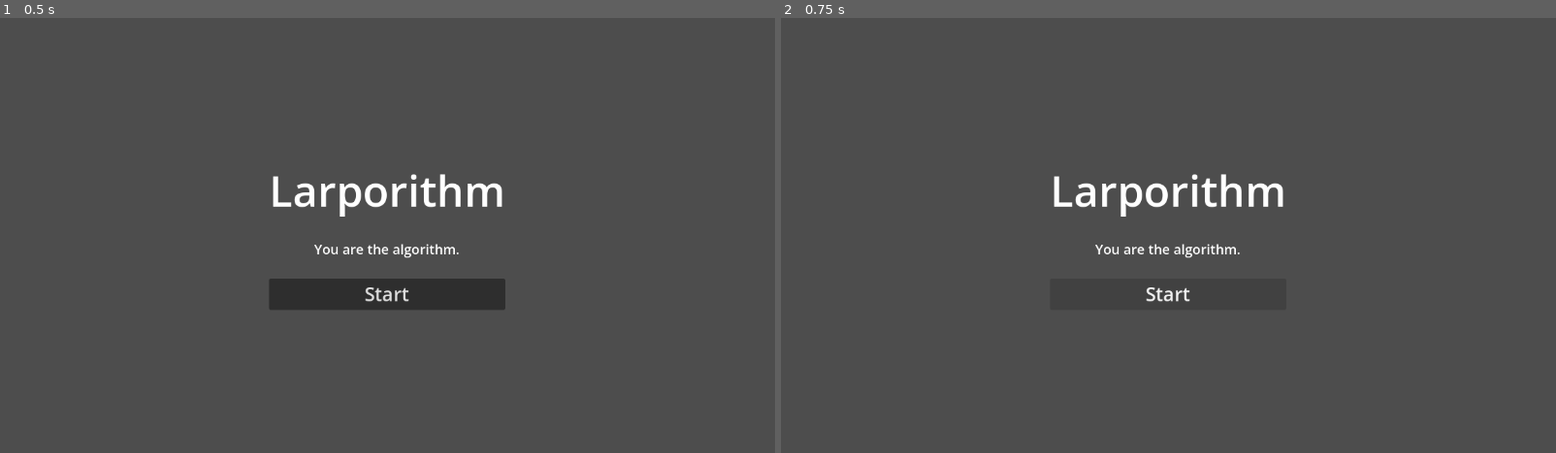
Above: before the commit, frames 1-2 (left to right).
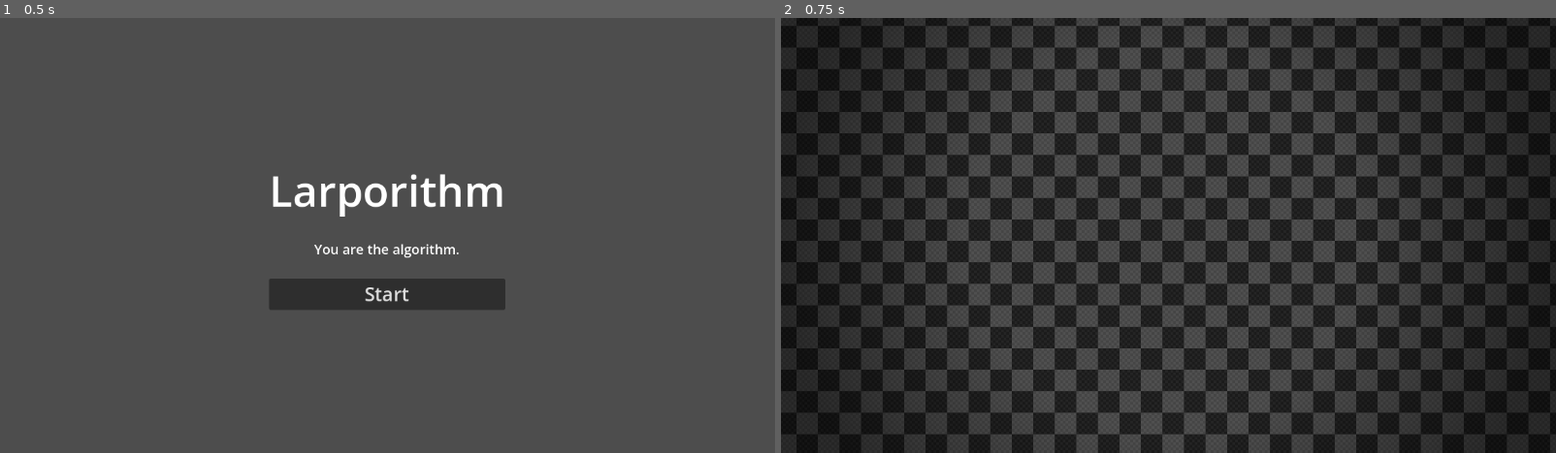
Above: after the commit, the same moments.

Repository: shalanfeh/Larporithm
Game: Godot game, scene res://Scenes/start_menu.tscn
Two runs of this game, one before a commit and one after it. Both use one fixed random seed, a clock stepped at 60 frames per second and the inputs below. This scene is started directly instead of the project's main scene.
Inputs:
- Up to frame 1 (0.5 s): no input
- Up to frame 2 (0.75 s): click "Start" at 0.5 s

Frame 1 is identical in both runs. In frame 2, 64% of the frame differs, in the area x 0-100%, y 0-100%.

Commit message:
Added Scrpit for start menu

Diff:
--- /dev/null
+++ b/Scenes/start_menu.gd
@@ -0,0 +1,10 @@
+extends Control
+
+
+func _ready() -> void:
+	$CenterContainer/VBoxContainer/StartButton.pressed.connect(_on_start_pressed)
+
+
+func _on_start_pressed() -> void:
+	# Switch to the main game scene
+	get_tree().change_scene_to_file("res://Scenes/Main.tscn")
--- a/Scenes/start_menu.tscn
+++ b/Scenes/start_menu.tscn
@@ -1,4 +1,6 @@
 [gd_scene format=3 uid="uid://bw801euqau31y"]
+
+[ext_resource type="Script" uid="uid://c4gk6osimfhfh" path="res://Scenes/start_menu.gd" id="1_juhg0"]
 
 [node name="StartMenu" type="Control" unique_id=854886031]
 layout_mode = 3
@@ -7,6 +9,7 @@
 anchor_bottom = 1.0
 grow_horizontal = 2
 grow_vertical = 2
+script = ExtResource("1_juhg0")
 
 [node name="CenterContainer" type="CenterContainer" parent="." unique_id=2092993456]
 layout_mode = 1
Not shown, added: Scenes/start_menu.gd.uid
